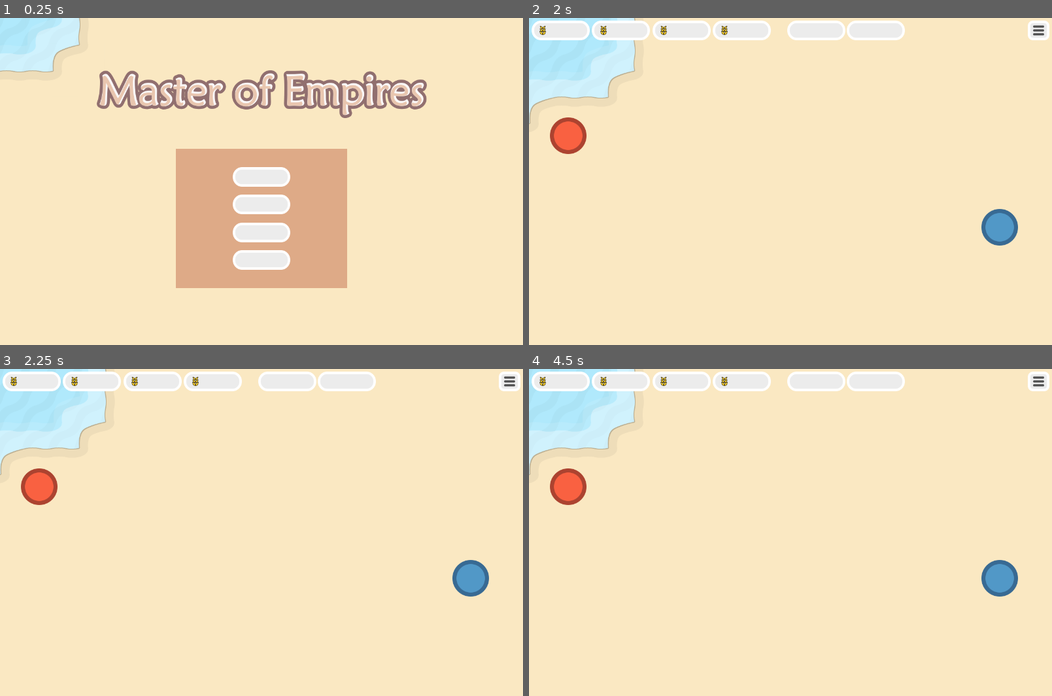
Above: before the commit, frames 1-4 (two rows, left to right).
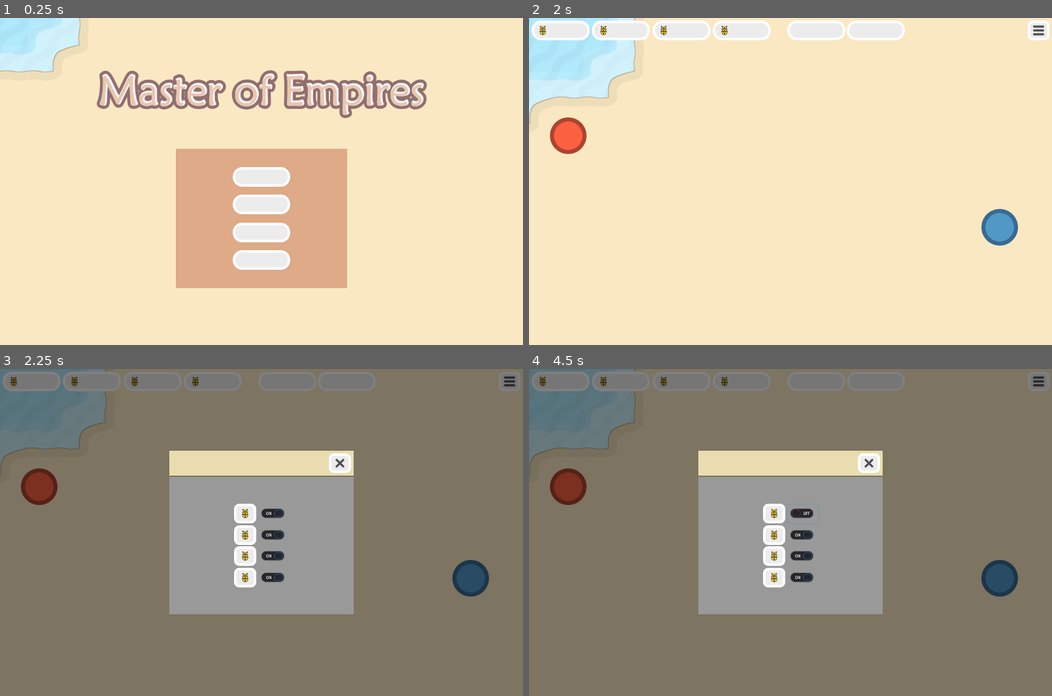
Above: after the commit, the same moments.

Repository: technobroken/MoS_minimalist
Game: Godot game, scene res://Scenes/IntroScene.tscn
Same seed, same stepped clock (60 frames per second), same inputs: the game is played once before the commit and once after it.
Inputs (mouse positions are in pixels of both pictures, inside the frame that each line leads up to):
- Up to frame 1 (0.25 s): no input
- Up to frame 2 (2 s): click "Campaña" at 0.5 s; click (586, 112) at 1.25 s
- Up to frame 3 (2.25 s): click "Granjas" at 2 s
- Up to frame 4 (4.5 s): click "Ejercito" at 2.75 s; click (774, 512) at 3.52 s; click (800, 512) at 4.27 s

Frames 1-2 are identical in both runs. In frame 3, 98% of the frame differs, in the area x 0-100%, y 0-100%; in frame 4, 98%.
Error before the commit: Invalid set index 'playing' (on base: 'null instance') with value of type 'bool'. (res://Scripts/Scenes/PlayScene.gd:16)

Commit message:
[FEAT] Added background music to play scene

Diff:
--- a/Code/Scenes/PlayScene.tscn
+++ b/Code/Scenes/PlayScene.tscn
@@ -8,6 +8,7 @@
 [ext_resource path="res://Prefabs/GUI/PanelProduction.tscn" type="PackedScene" id=6]
 [ext_resource path="res://Prefabs/GUI/PanelTroops.tscn" type="PackedScene" id=7]
 [ext_resource path="res://Prefabs/GUI/PanelEndGame.tscn" type="PackedScene" id=8]
+[ext_resource path="res://Assets/Audio/POL-green-town-short.wav" type="AudioStream" id=9]
 
 [node name="PlayScene" type="Node"]
 script = ExtResource( 2 )
@@ -34,3 +35,9 @@
 
 [node name="PanelEndGame" parent="HUD" instance=ExtResource( 8 )]
 visible = false
+
+[node name="AudioStreamPlayer" type="AudioStreamPlayer" parent="."]
+stream = ExtResource( 9 )
+volume_db = -8.0
+autoplay = true
+mix_target = 2
Not shown, added: Code/Assets/Audio/POL-green-town-short.wav.import
Not shown: 1 places in Code/Scenes/PlayScene.tscn that only renumber resources
Not shown, added: Code/Assets/Audio/POL-green-town-short.wav
